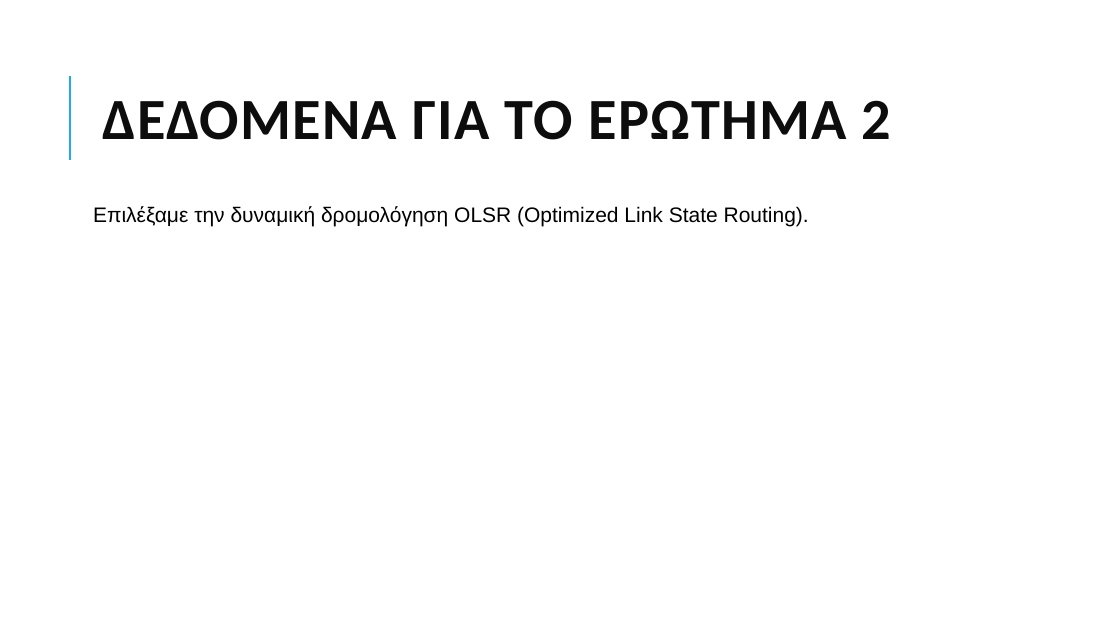
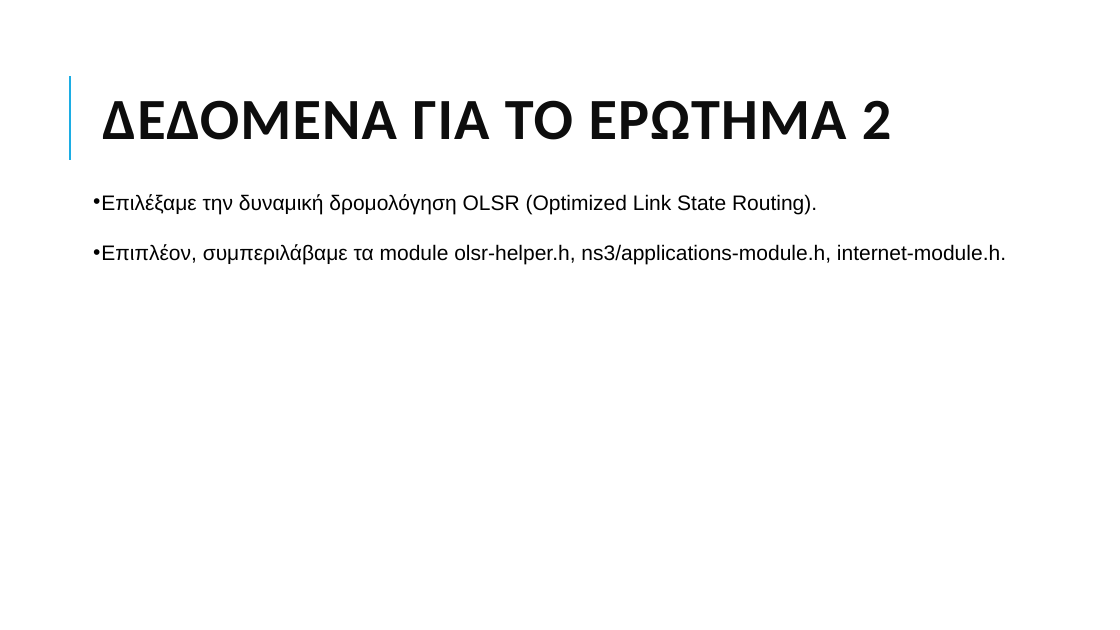
Before and after one commit to grgmyl/Ns3Project, a slide deck: slide 9 of Presentations/Ns-3_presentation_F.pptx. Drawn at 1120x630 pixels with LibreOffice and Linux fonts; fonts in the diff are those of the drawing. Boxes give left, top, right and bottom in pixels: in the first picture for what was removed or moved away, otherwise in the second. Text is boxed around its words. In the diff, an @@ line names an element or a change of style, - is before the commit and + after.

```diff
--- a/Presentations/Ns-3_presentation_F.pptx
+++ b/Presentations/Ns-3_presentation_F.pptx
@@ text "Επιλέξαμε την δυναμική δρομολόγηση OLSR ...": place and size @@
-text "Επιλέξαμε την δυναμική δρομολόγηση OLSR ..." at <box>93,206,809,227</box>
+text "Επιλέξαμε την δυναμική δρομολόγηση OLSR ..." at <box>101,194,1006,264</box>
@@ text at <box>101,194,817,214</box>: bullet none to • @@
@@ text at <box>101,244,1006,264</box>: paragraph added @@
+• Επιπλέον, συμπεριλάβαμε τα module olsr-helper.h, ns3/applications-module.h, internet-module.h.
```
Also in this commit, not shown: 1 other slide changed.
